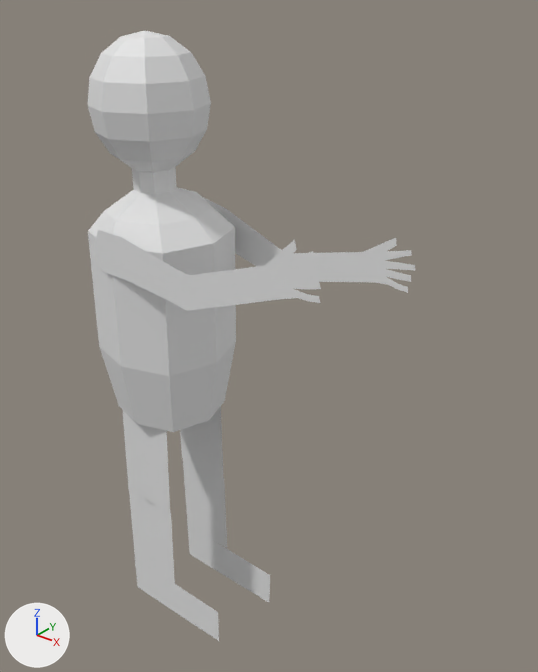
The FBX model UziSummons/Assets/Graphics/Player.fbx: old version first, new version second.
One viewpoint serves both versions: a 50 mm lens placed at (1.602, -1.484, 2.105), pointed at (0.336, 0.098, 1.124). Every picture has the same lights, and +X, +Y and +Z are marked at lower left. Where no turn or scale is listed for an object, it has been applied to the vertices.

Objects in the first picture: 'Hands', 'Head', 'Leg 2', 'Torso'.
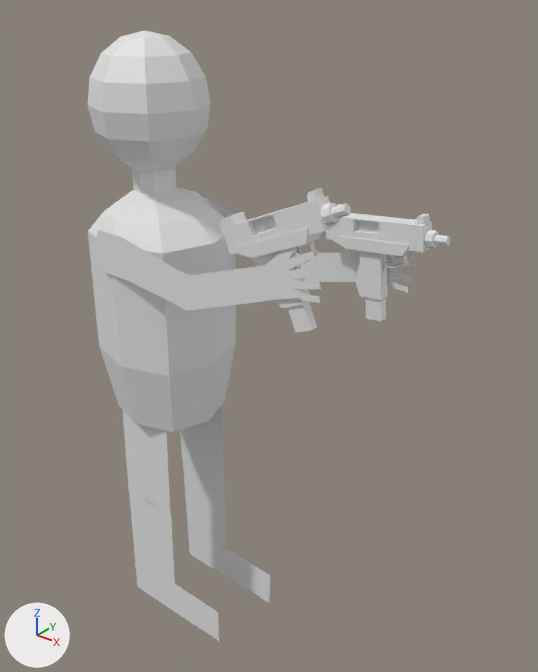
What differs and where, as boxes (x1, y1, x2, y2) in the pictures (538 x 672 px):
'Uzi', added
    after: (220, 188, 351, 333)
'Uzi.001', added
    after: (326, 204, 451, 321)

What the commit changed:
Mesh me_cube_001 is new.
It has 299 vertices, 308 faces and spans x -0.198..0.151, y -0.028..0.028, z -0.099..0.252.
Mesh me_cube_000 is new.
It has 299 vertices, 308 faces and spans x -0.149..0.208, y -0.028..0.028, z -0.102..0.219.
Object 'Uzi' (ob_uzi) is new; it shows me_cube_001.
Its location is (0.627, -0.182, 1.437).
Object 'Uzi.001' (ob_uzi_001) is new; it shows me_cube_000.
Its location is (0.635, 0.179, 1.343).
